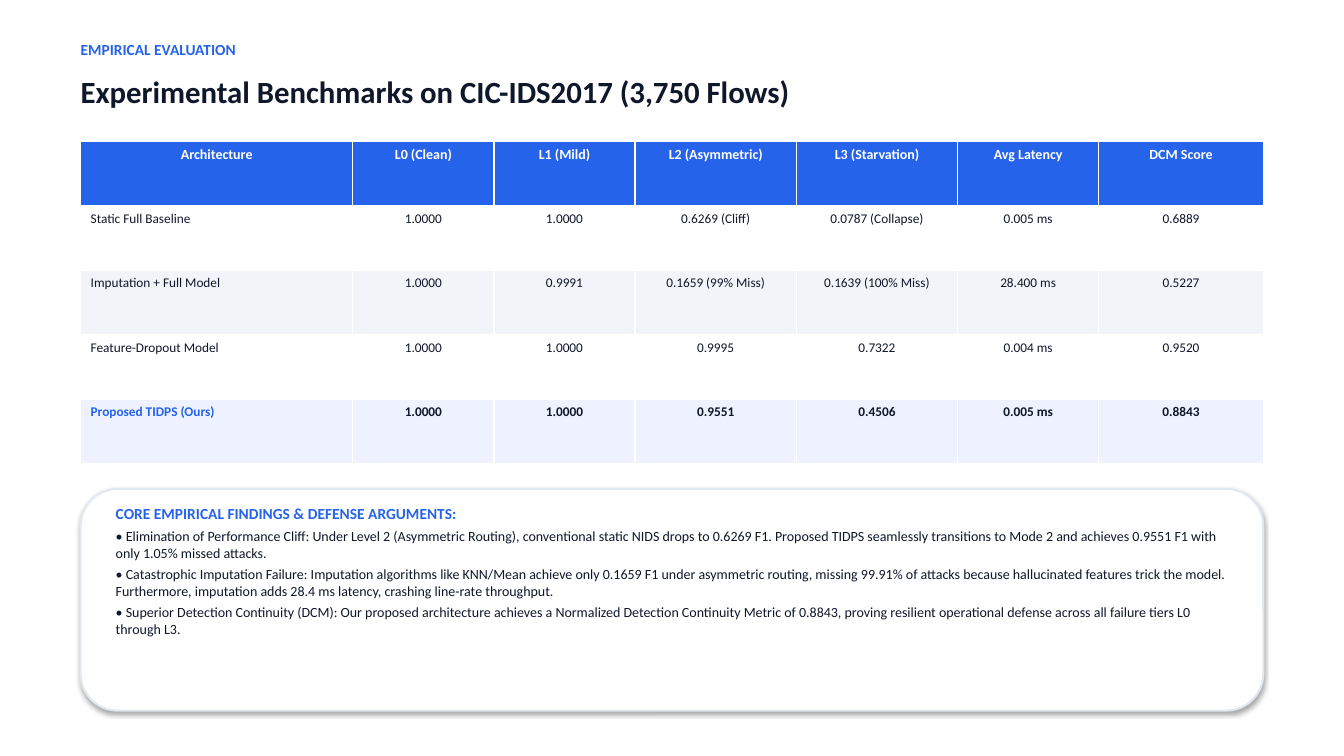
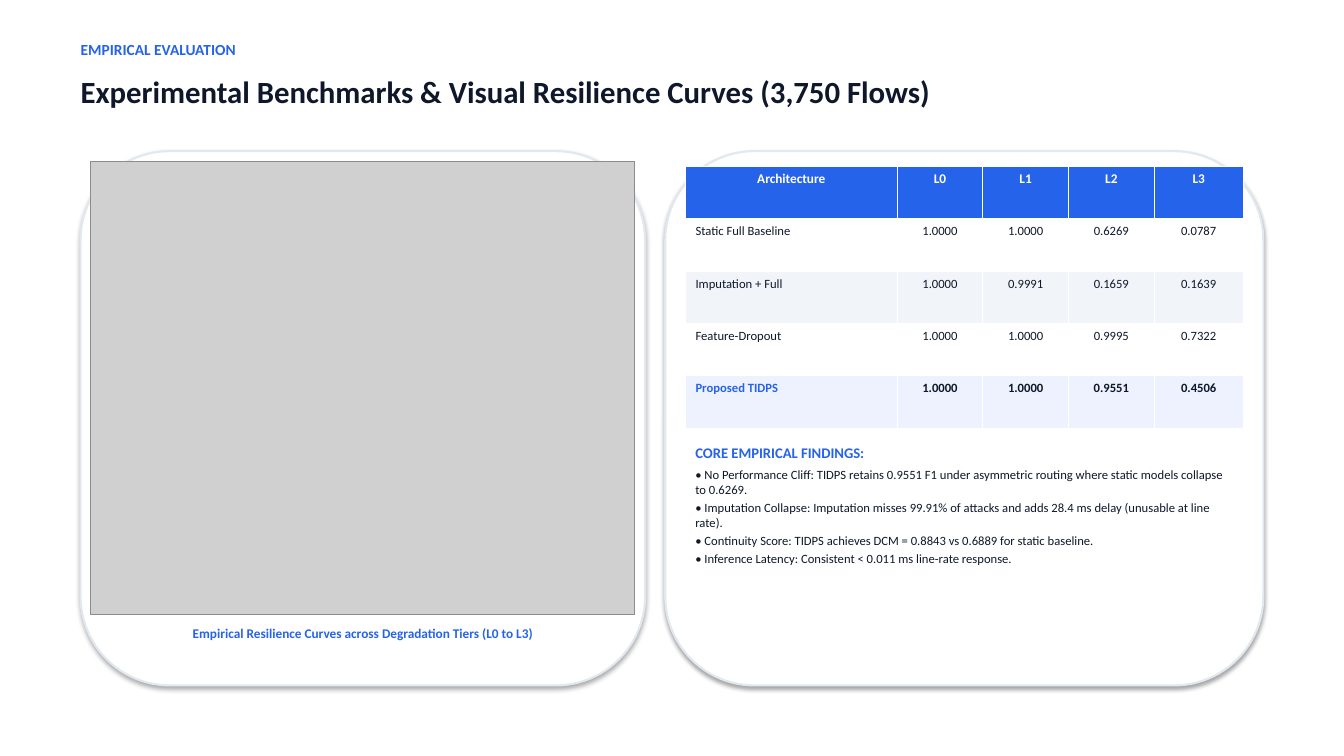
Before and after one commit to THARAKESHA/resilient-nidps, a slide deck: slide 11 of Telemetry_Aware_Resilient_NIDPS_Review1.pptx (slide 9 before the commit). Drawn at 1344x756 pixels with LibreOffice and Linux fonts; fonts in the diff are those of the drawing; grey boxes stand for pictures. Boxes give left, top, right and bottom in pixels: in the first picture for what was removed or moved away, otherwise in the second. Text is boxed around its words. In the diff, an @@ line names an element or a change of style, - is before the commit and + after.

Commit message:
Embed Master Architecture Diagram and Empirical Curves into Review 1 Presentation

```diff
--- a/Telemetry_Aware_Resilient_NIDPS_Review1.pptx
+++ b/Telemetry_Aware_Resilient_NIDPS_Review1.pptx
@@ text at [81, 80, 930, 108]: text changed @@
-Experimental Benchmarks on CIC-IDS2017 (3,750 Flows)
+Experimental Benchmarks & Visual Resilience Curves (3,750 Flows)
@@ rounded rectangle added at [81, 151, 645, 686], fill #FFFFFF, outline #E2E8F0 1.5 pt @@
@@ picture added at [91, 161, 635, 615] @@
@@ rounded rectangle added at [665, 151, 1263, 686], fill #FFFFFF, outline #E2E8F0 1.5 pt @@
@@ table at [686, 166, 1243, 429] @@
-column 1: Architecture | Static Full Baseline | Imputation + Full Model | Feature-Dropout Model | Proposed TIDPS (Ours)
-column 2: L0 (Clean) | 1.0000 | 1.0000 | 1.0000 | 1.0000
-column 3: L1 (Mild) | 1.0000 | 0.9991 | 1.0000 | 1.0000
-column 4: L2 (Asymmetric) | 0.6269 (Cliff) | 0.1659 (99% Miss) | 0.9995 | 0.9551
-column 5: L3 (Starvation) | 0.0787 (Collapse) | 0.1639 (100% Miss) | 0.7322 | 0.4506
-column 6: Avg Latency | 0.005 ms | 28.400 ms | 0.004 ms | 0.005 ms
-column 7: DCM Score | 0.6889 | 0.5227 | 0.9520 | 0.8843
+column 1: Architecture | Static Full Baseline | Imputation + Full | Feature-Dropout | Proposed TIDPS
+column 2: L0 | 1.0000 | 1.0000 | 1.0000 | 1.0000
+column 3: L1 | 1.0000 | 0.9991 | 1.0000 | 1.0000
+column 4: L2 | 0.6269 | 0.1659 | 0.9995 | 0.9551
+column 5: L3 | 0.0787 | 0.1639 | 0.7322 | 0.4506
@@ table: place and size @@
-table at [81, 141, 1263, 464]
+table at [686, 166, 1243, 429]
@@ text added at [695, 448, 1222, 565], 9 pt, text #0F172A @@
+CORE EMPIRICAL FINDINGS:
+• No Performance Cliff: TIDPS retains 0.9551 F1 under asymmetric routing where static models collapse to 0.6269.
+• Imputation Collapse: Imputation misses 99.91% of attacks and adds 28.4 ms delay (unusable at line rate).
+• Continuity Score: TIDPS achieves DCM = 0.8843 vs 0.6889 for static baseline.
+• Inference Latency: Consistent < 0.011 ms line-rate response.
@@ rounded rectangle removed at [81, 489, 1263, 711] @@
@@ text at [193, 628, 532, 641]: text changed; size 10 to 9.5 pt; text colour #0F172A to #2563EB; bold on @@
-CORE EMPIRICAL FINDINGS & DEFENSE ARGUMENTS:
-• Elimination of Performance Cliff: Under Level 2 (Asymmetric Routing), conventional static NIDS drops to 0.6269 F1. Proposed TIDPS seamlessly transitions to Mode 2 and achieves 0.9551 F1 with only 1.05% missed attacks.
-• Catastrophic Imputation Failure: Imputation algorithms like KNN/Mean achieve only 0.1659 F1 under asymmetric routing, missing 99.91% of attacks because hallucinated features trick the model. Furthermore, imputation adds 28.4 ms latency, crashing line-rate throughput.
-• Superior Detection Continuity (DCM): Our proposed architecture achieves a Normalized Detection Continuity Metric of 0.8843, proving resilient operational defense across all failure tiers L0 through L3.
+Empirical Resilience Curves across Degradation Tiers (L0 to L3)
```
Also in this commit, not shown: 4 other slides changed, 3 slides added, 1 other file.
